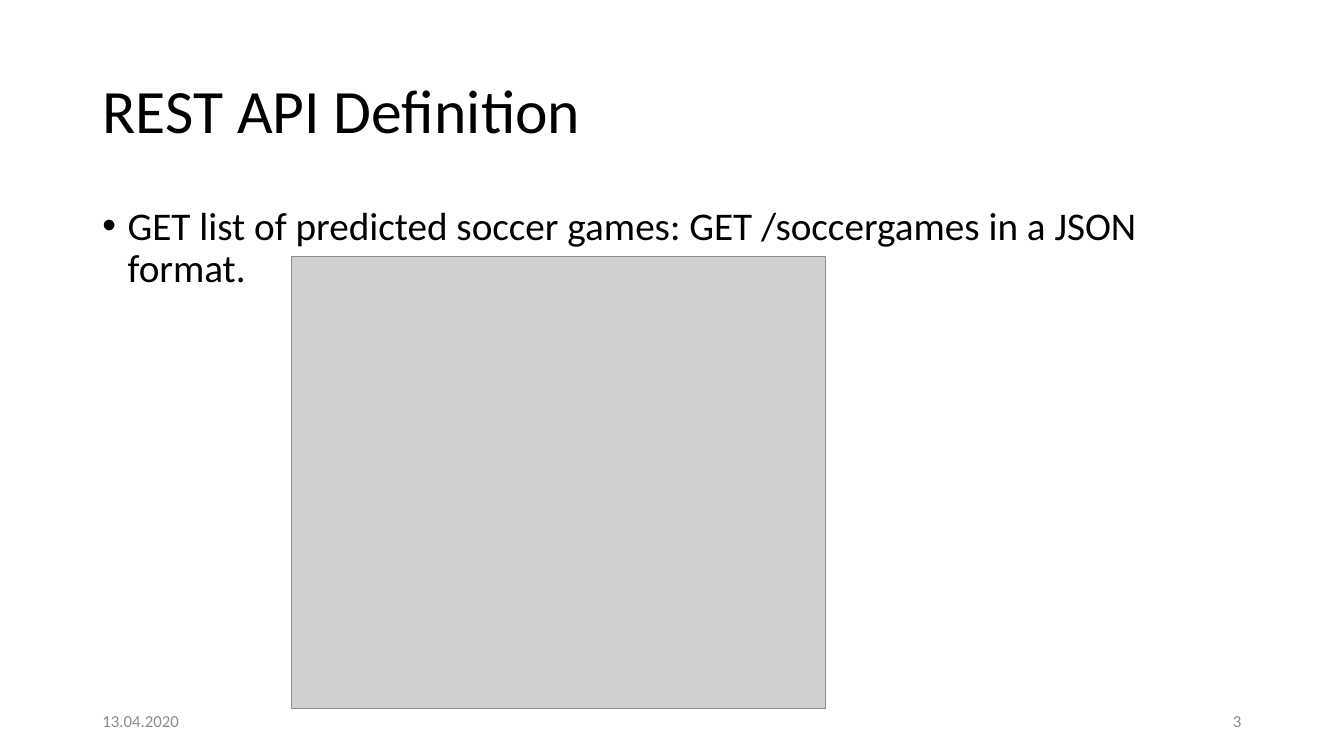
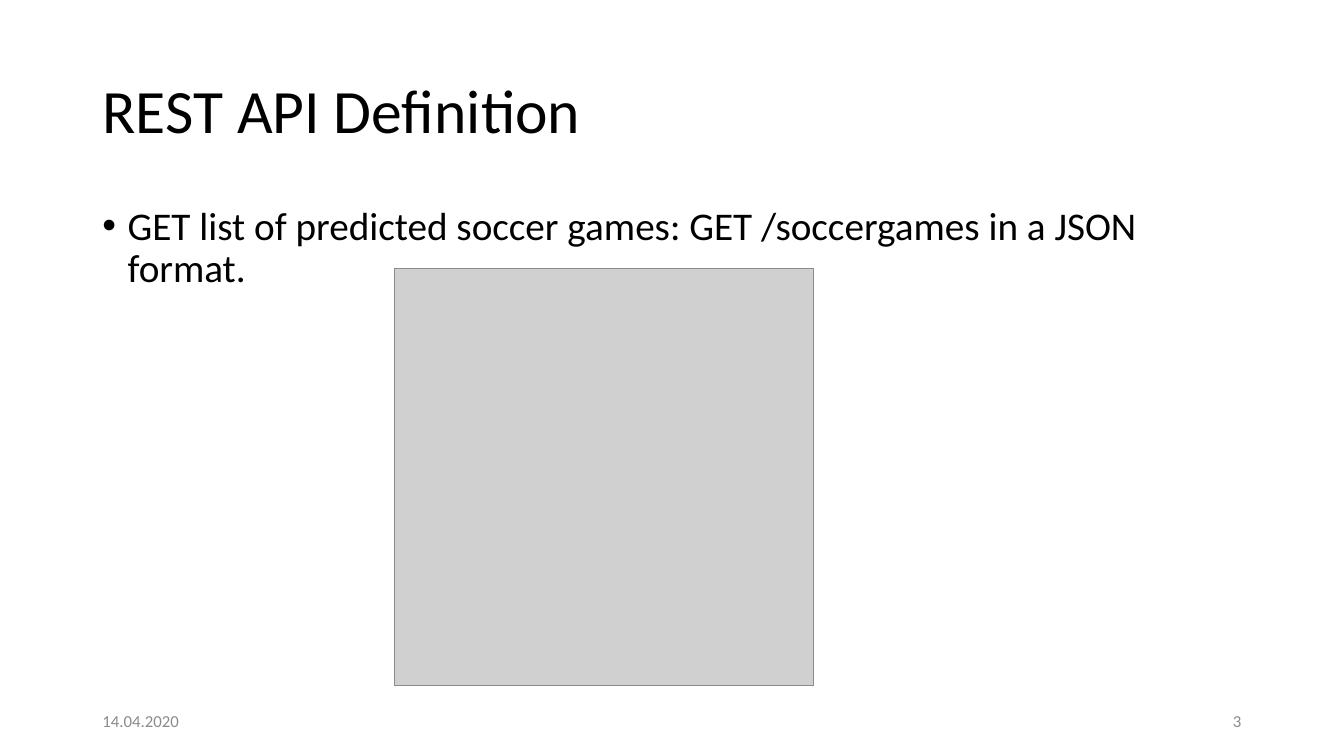
Before and after one commit to Khaledjallouli/project, a slide deck: slide 3 of Web/WebArchitectureDef.pptx. Drawn at 1344x756 pixels with LibreOffice and Linux fonts; fonts in the diff are those of the drawing; grey boxes stand for pictures; background and template pictures are left out. Boxes give left, top, right and bottom in pixels: in the first picture for what was removed or moved away, otherwise in the second. Text is boxed around its words. In the diff, an @@ line names an element or a change of style, - is before the commit and + after.

```diff
--- a/Web/WebArchitectureDef.pptx
+++ b/Web/WebArchitectureDef.pptx
@@ picture: place and size @@
-picture at (291,256,827,709)
+picture at (395,268,814,686)
@@ text at (102,716,178,727): text changed @@
-13.04.2020
+14.04.2020
```
Also in this commit, not shown: 1 other slide changed, 3 other files.
